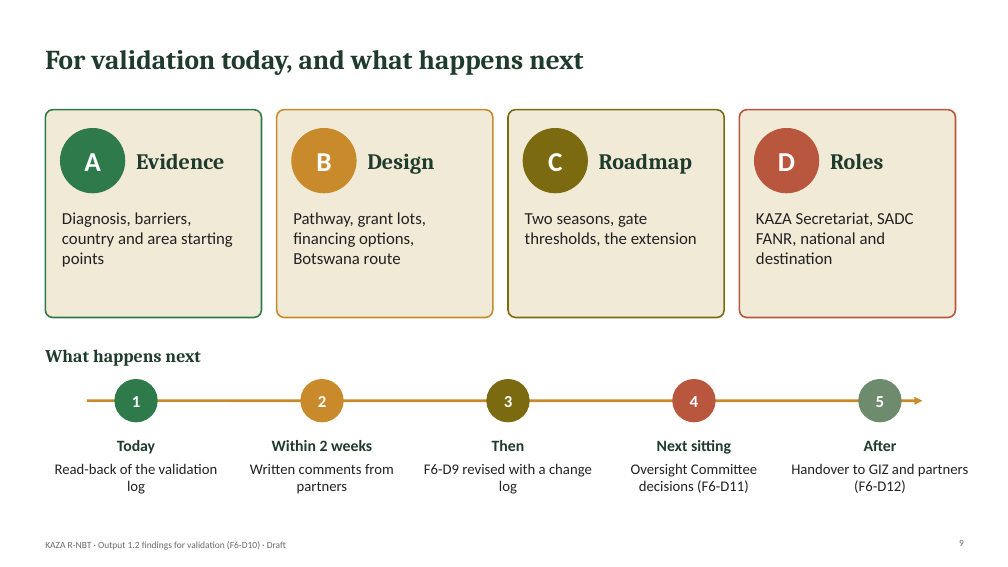
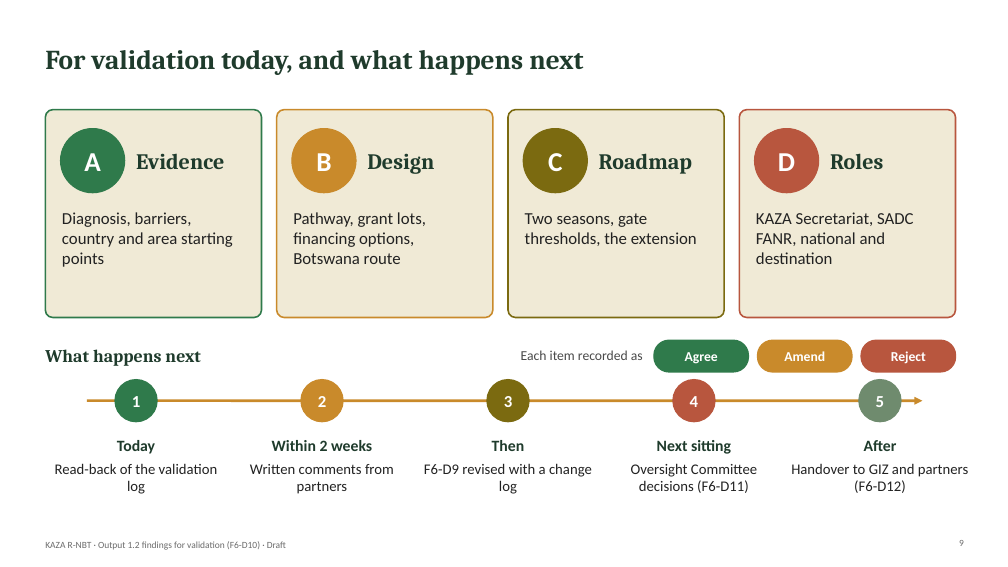
Before and after one commit to modestanz/GIZ-Works, a slide deck: slide 9 of deliverables/F6-D10_Output_1.2_Findings_for_Validation.pptx. Drawn at 1008x567 pixels with LibreOffice and Linux fonts; fonts in the diff are those of the drawing; background and template pictures are left out. Boxes give left, top, right and bottom in pixels: in the first picture for what was removed or moved away, otherwise in the second. Text is boxed around its words. In the diff, an @@ line names an element or a change of style, - is before the commit and + after.

```diff
--- a/deliverables/F6-D10_Output_1.2_Findings_for_Validation.pptx
+++ b/deliverables/F6-D10_Output_1.2_Findings_for_Validation.pptx
@@ text added at [521,350,643,360], 13 pt, text #4A4A4A @@
+Each item recorded as
@@ rounded rectangle added at [654,340,749,372], fill #2F7A4B, outline #2F7A4B 1.25 pt @@
@@ text added at [685,352,718,364], 13 pt, text #FFFFFF, bold @@
+Agree
@@ rounded rectangle added at [758,340,852,372], fill #C98A2B, outline #C98A2B 1.25 pt @@
@@ text added at [784,351,825,361], 13 pt, text #FFFFFF, bold @@
+Amend
@@ rounded rectangle added at [861,340,956,372], fill #B8563E, outline #B8563E 1.25 pt @@
@@ text added at [891,351,926,364], 13 pt, text #FFFFFF, bold @@
+Reject
```
Also in this commit, not shown: 1 other slide changed, 1 slide added, 1 slide removed, 6 other files.
